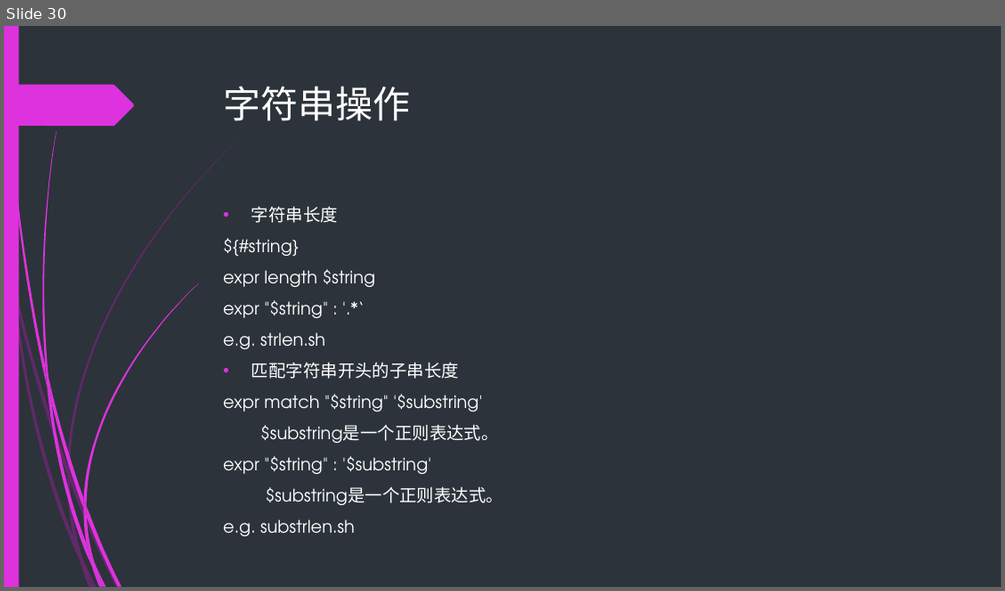
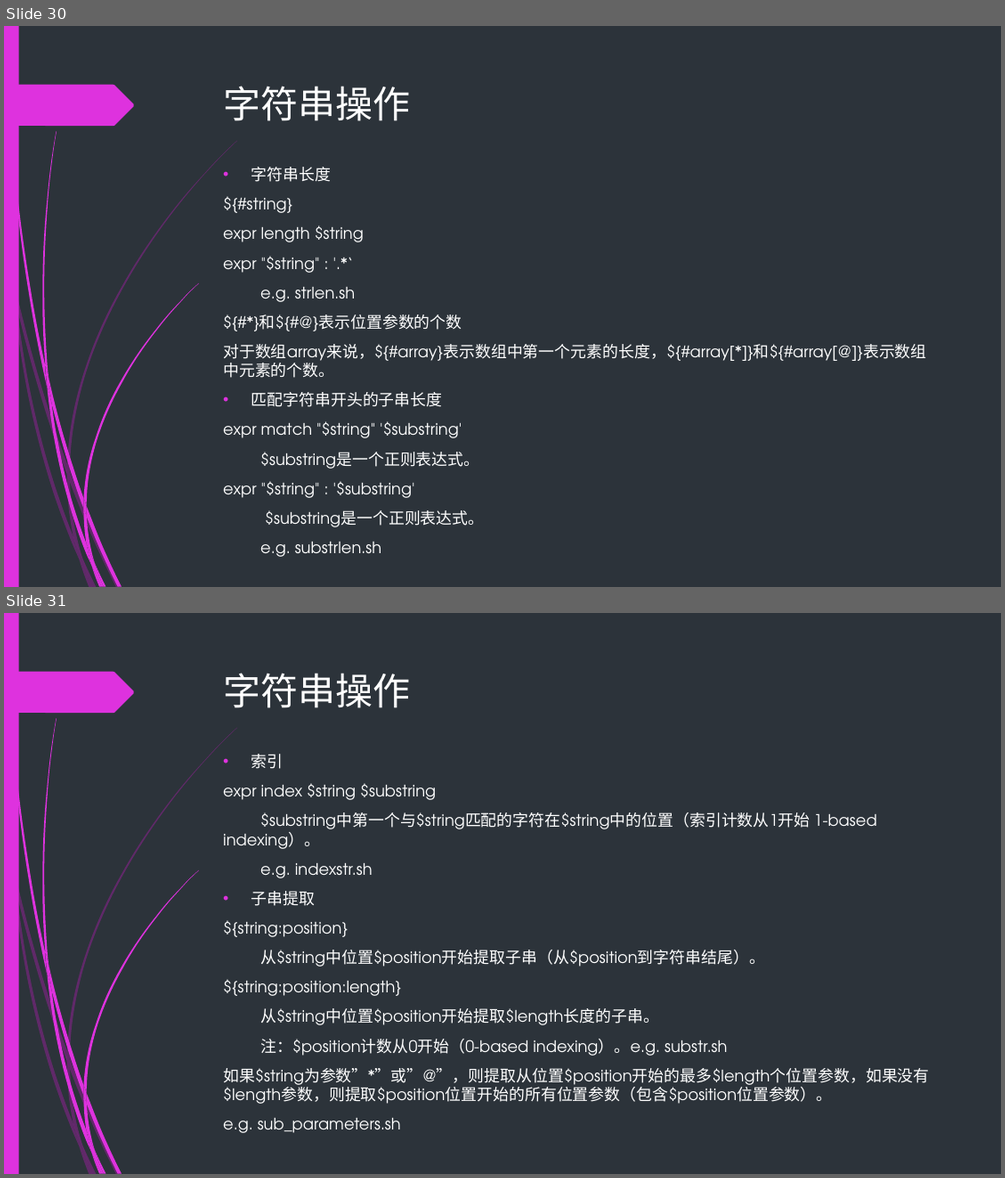
Before and after one commit to backup-ci/abs-train, a slide deck: Bash-scripting-guid.pptx. Shown one above the other, each under a label of ours: slide 30 before the commit, slides 30 and 31 after it. The pictures are 1005x591 and 1005x1178 pixels, drawn with LibreOffice and Linux fonts; fonts in the diff are those of the drawing. Boxes give left, top, right and bottom in pixels: in the first picture for what was removed or moved away, otherwise in the second. Text is boxed around its words. In the diff, an @@ line names an element or a change of style, - is before the commit and + after.

```diff
--- a/Bash-scripting-guid.pptx
+++ b/Bash-scripting-guid.pptx
@@ slide 31 added at <box>4,613,1001,1174</box>, background #2C333A; not listed: 24 template elements that a slide beside it also shows @@
@@ title added at <box>224,673,411,708</box>, 36 pt, text #FFFFFF @@
+字符串操作
@@ text added at <box>223,754,929,1103</box>, 15.3 pt, text #FFFFFF @@
+• 索引
+expr index $string $substring
+$substring中第一个与$string匹配的字符在$string中的位置（索引计数从1开始 1-based indexing）。
+e.g. indexstr.sh
+• 子串提取
+${string:position}
+从$string中位置$position开始提取子串（从$position到字符串结尾）。
+${string:position:length}
+从$string中位置$position开始提取$length长度的子串。
+注：$position计数从0开始（0-based indexing）。e.g. substr.sh
+如果$string为参数”*”或”@”，则提取从位置$position开始的最多$length个位置参数，如果没有$length参数，则提取$position位置开始的所有位置参数（包含$position位置参数）。
+e.g. sub_parameters.sh
@@ slide 30 changed as well @@
@@ text "字符串长度": place and size @@
-text "字符串长度" at <box>223,206,504,505</box>
+text "字符串长度" at <box>223,167,926,556</box>
@@ text at <box>223,167,484,556</box>: size 16.6 to 15.3 pt in "字符串长度", "${#string}", "expr length $string", "expr "$string" : '.*‘" and 7 more places @@
@@ text at <box>223,314,926,378</box>: paragraphs added @@
+${#*}和${#@}表示位置参数的个数
+对于数组array来说，${#array}表示数组中第一个元素的长度，${#array[*]}和${#array[@]}表示数组中元素的个数。
```
Also in this commit, not shown: 30 other slides changed, 18 other slides added, 39 other files.
